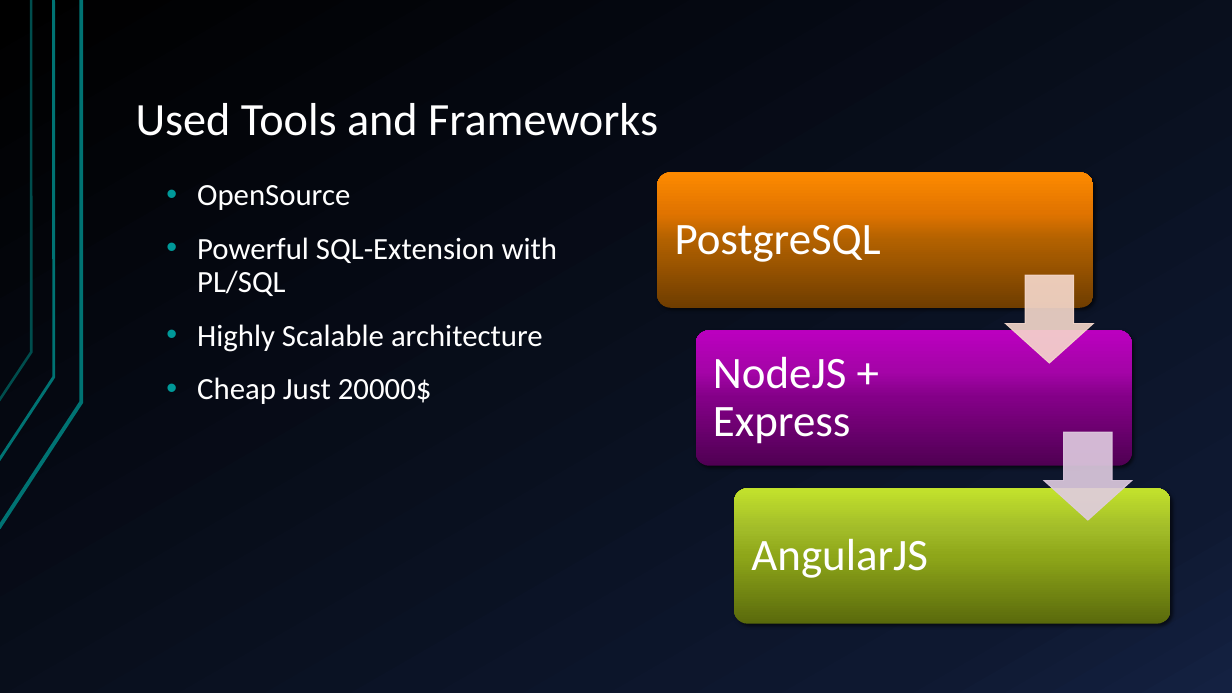
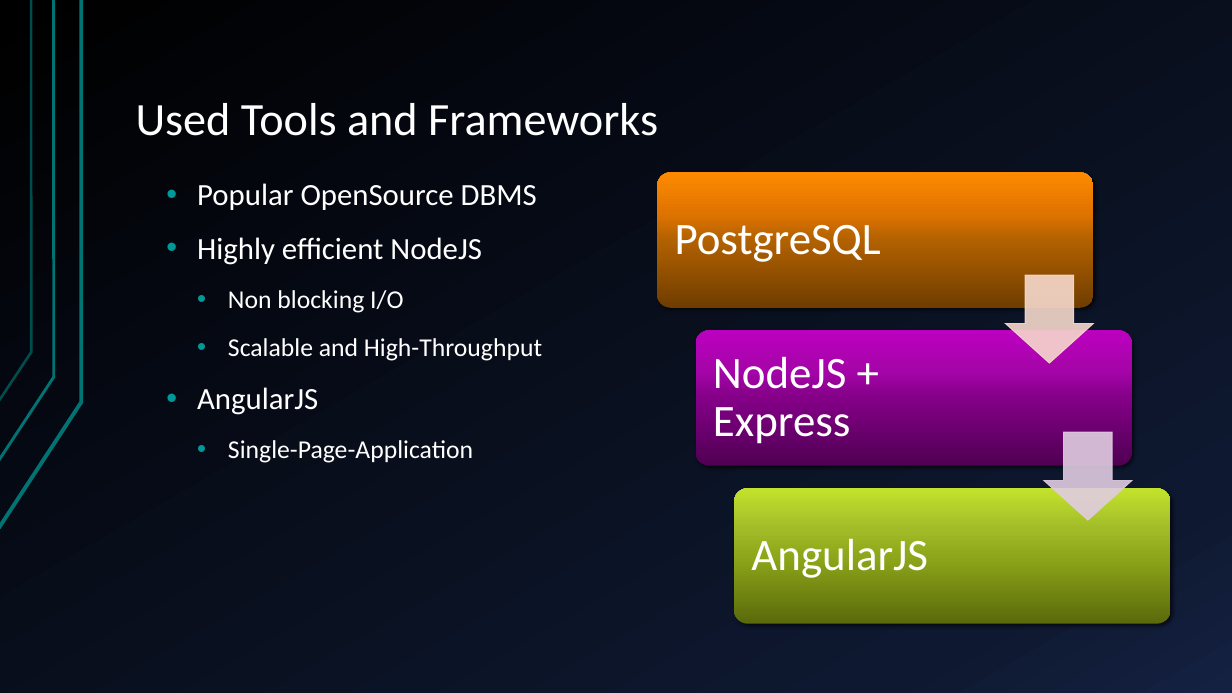
Before and after one commit to SweetyGott/Wahlinfosystem, a slide deck: slide 2 of FinalPresentation.pptx. Drawn at 1232x693 pixels with LibreOffice and Linux fonts; fonts in the diff are those of the drawing. Boxes give left, top, right and bottom in pixels: in the first picture for what was removed or moved away, otherwise in the second. Text is boxed around its words. In the diff, an @@ line names an element or a change of style, - is before the commit and + after.

Commit message:
Final2

```diff
--- a/FinalPresentation.pptx
+++ b/FinalPresentation.pptx
@@ text at (x1=197, y1=183, x2=542, y2=463): text changed; size 24 to 20 pt @@
-  • OpenSource
-  • Powerful SQL-Extension with PL/SQL
-  • Highly Scalable architecture
-  • Cheap Just 20000$
+  • Popular OpenSource DBMS
+  • Highly efficient NodeJS
+    • Non blocking I/O
+    • Scalable and High-Throughput
+  • AngularJS
+    • Single-Page-Application
```
Also in this commit, not shown: 1 other slide changed, 1 slide added, 1 slide removed.
